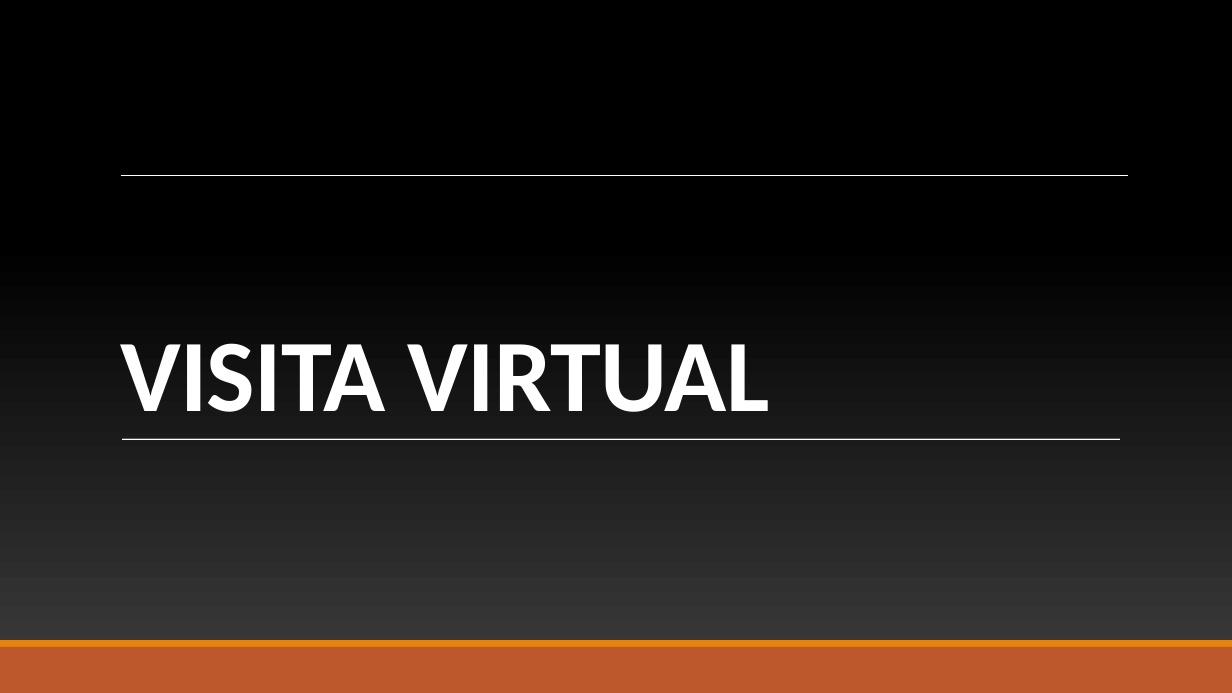
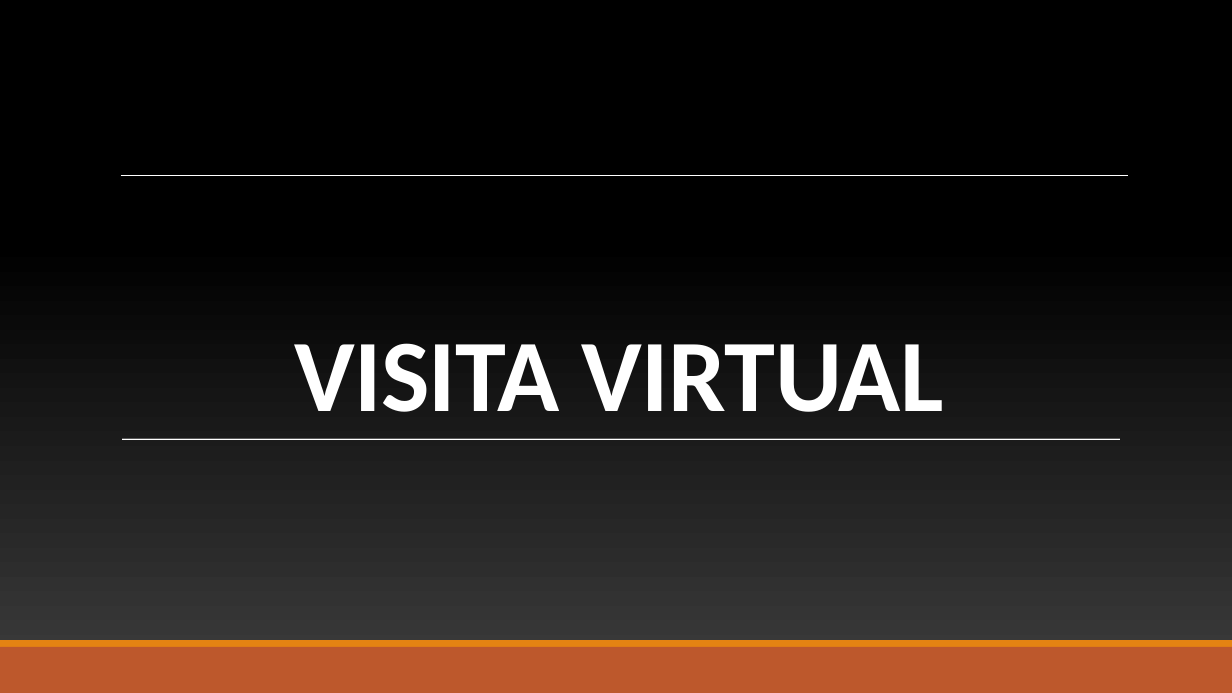
Before and after one commit to BandTec/grupo-05-adsa-20201, a slide deck: slide 6 of Apresentação Sprint 1.pptx. Drawn at 1232x693 pixels with LibreOffice and Linux fonts; fonts in the diff are those of the drawing; background and template pictures are left out. Boxes give left, top, right and bottom in pixels: in the first picture for what was removed or moved away, otherwise in the second. Text is boxed around its words. In the diff, an @@ line names an element or a change of style, - is before the commit and + after.

```diff
--- a/Apresentação Sprint 1.pptx
+++ b/Apresentação Sprint 1.pptx
@@ title "VISITA VIRTUAL" at [294, 343, 944, 412]: alignment left to centre @@
```
Also in this commit, not shown: 13 other slides changed, 2 slides added, 1 slide removed.
